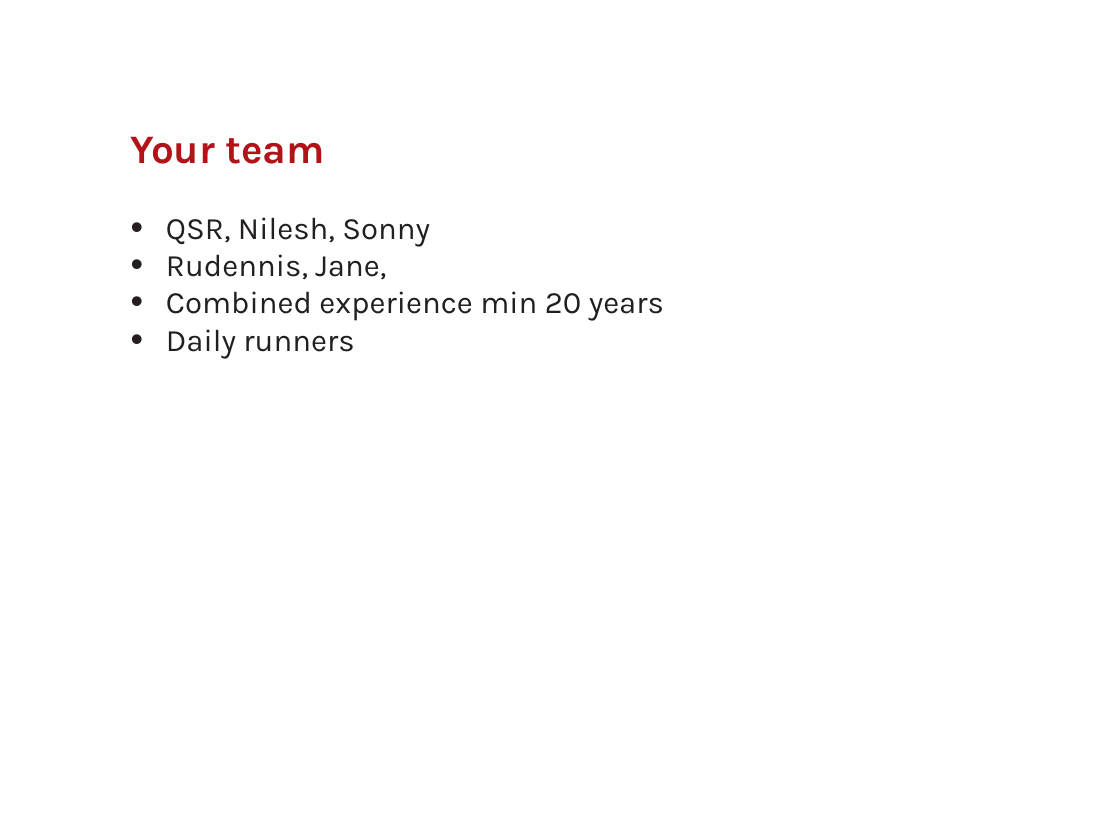
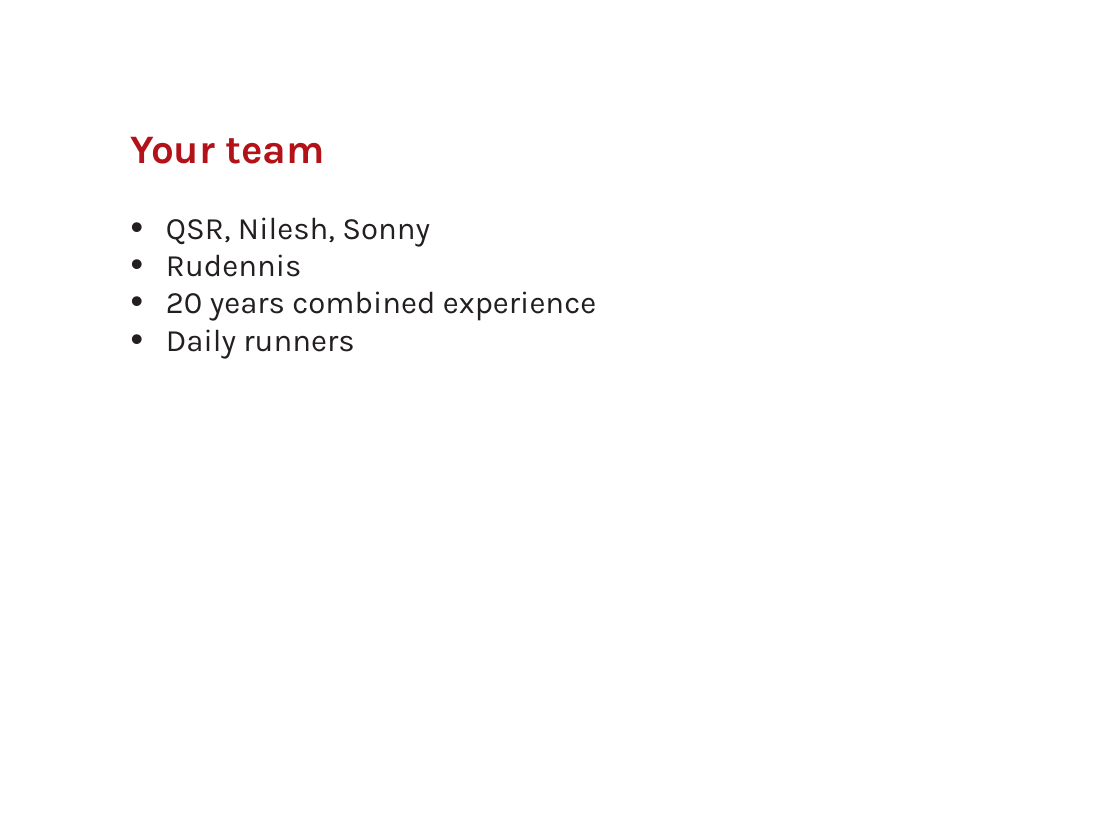
Before and after one commit to SullivanC137/Apex-Workshops, a slide deck: slide 3 of Going the distance/goingTheDistance.pptx. Drawn at 1120x840 pixels with LibreOffice and Linux fonts; fonts in the diff are those of the drawing; background and template pictures are left out. Boxes give left, top, right and bottom in pixels: in the first picture for what was removed or moved away, otherwise in the second. Text is boxed around its words. In the diff, an @@ line names an element or a change of style, - is before the commit and + after.

```diff
--- a/Going the distance/goingTheDistance.pptx
+++ b/Going the distance/goingTheDistance.pptx
@@ text at [166, 254, 596, 321]: text changed @@
-• Rudennis, Jane,
-• Combined experience min 20 years
+• Rudennis
+• 20 years combined experience
```
Also in this commit, not shown: 10 other slides changed, 6 other files.
